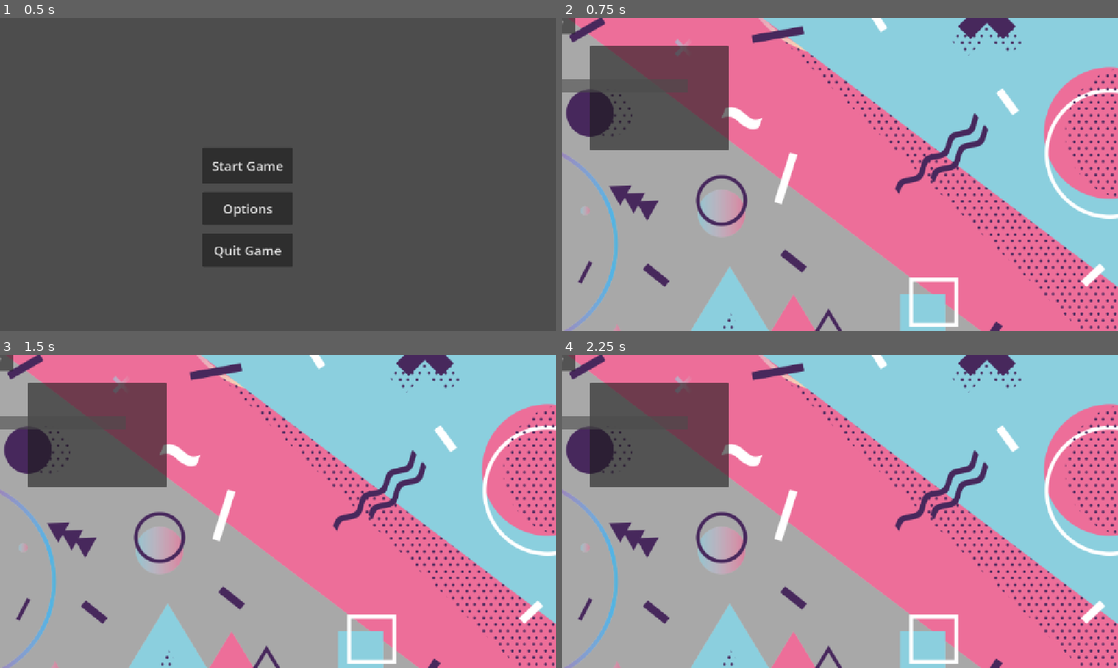
Above: before the commit, frames 1-4 (two rows, left to right).
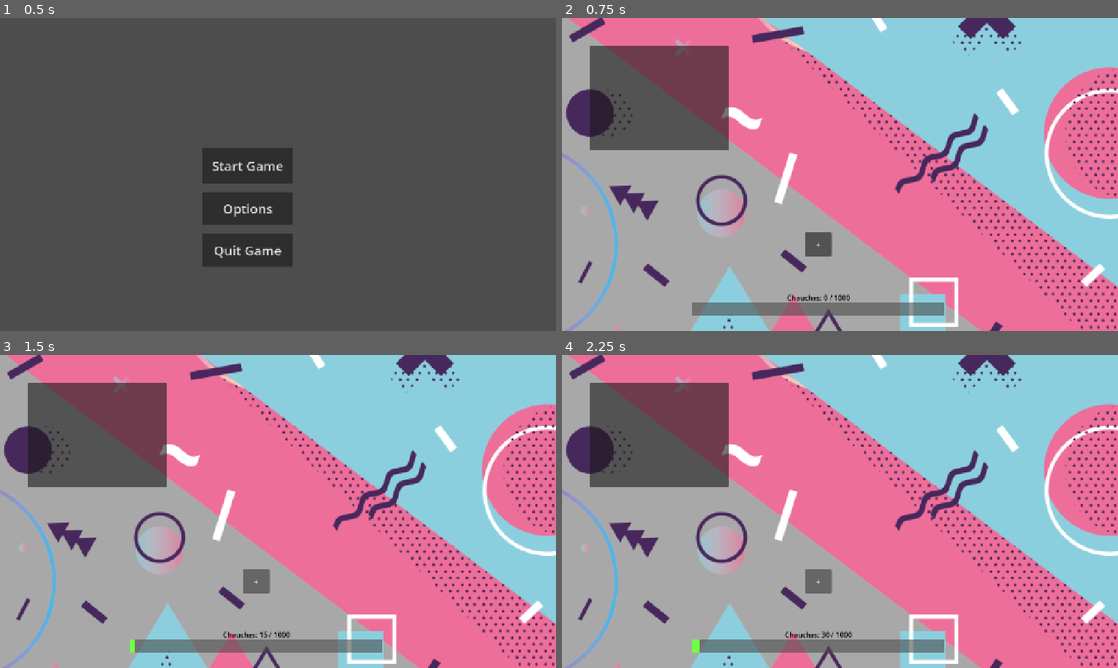
Above: after the commit, the same moments.

Repository: isabellarisso/wgj-26-corporatehellscape
Game: Godot game, scene res://scenes/main_menu.tscn
The game is run twice, just before and just after one commit, with the same random seed, the same clock (stepped at 60 frames per second) and the same inputs.
Inputs (mouse positions are in pixels of both pictures, inside the frame that each line leads up to):
- Up to frame 1 (0.5 s): no input
- Up to frame 2 (0.75 s): click "Start Game" at 0.5 s
- Up to frame 3 (1.5 s): click (255, 580) at 1.25 s, where only the run after the commit has a clickable "+"
- Up to frame 4 (2.25 s): click (817, 580) at 2 s, where only the run after the commit has a clickable "+"

Frame 1 is identical in both runs. In frame 2, 2.7% of the frame differs, in the area x 0-69%, y 0-96%; in frame 3, 2.7%; in frame 4, 2.7%.
Error in both runs: Invalid call. Nonexistent function 'instantiate' in base 'Nil'. (res://scenes/minigame_1_tab_closer.gd:3)

Commit message:
texto progreso y tab

Diff:
--- a/scenes/main_scene.tscn
+++ b/scenes/main_scene.tscn
@@ -22,3 +22,7 @@
 columns = 3
 
 [node name="ProgressBar" parent="." unique_id=944270153 instance=ExtResource("4_progress_bar")]
+offset_left = 300.0
+offset_top = 653.0
+offset_right = 880.0
+offset_bottom = 683.0
--- a/scenes/progress_bar.tscn
+++ b/scenes/progress_bar.tscn
@@ -28,6 +28,23 @@
 show_percentage = false
 script = ExtResource("1_vt3ux")
 
+[node name="ChauchasText" type="Label" parent="." unique_id=989541220]
+layout_mode = 1
+anchors_preset = 8
+anchor_left = 0.5
+anchor_top = 0.5
+anchor_right = 0.5
+anchor_bottom = 0.5
+offset_left = -110.0
+offset_top = -36.0
+offset_right = 110.0
+offset_bottom = -12.0
+grow_horizontal = 2
+grow_vertical = 2
+theme_override_colors/font_color = Color(0, 0, 0, 1)
+text = "Chauchas: 0 / 1000"
+horizontal_alignment = 1
+
 [node name="Button" type="Button" parent="." unique_id=409209508]
 layout_mode = 1
 anchors_preset = 8
--- a/scripts/progress_bar.gd
+++ b/scripts/progress_bar.gd
@@ -6,7 +6,7 @@
 var current_chauchas : int = 0
 var goal_chauchas : int = 1000
 
-@export var chauchas_text : Label
+@onready var chauchas_text: Label = $ChauchasText
 
 func _ready() -> void:
 	# initializar progress bar limites
@@ -36,8 +36,8 @@
 
 func update_chauchas_text() -> void:
 	if chauchas_text:
-		chauchas_text.text = "Chauchas: " + str(current_chauchas)
+		chauchas_text.text = "Chauchas: %d / %d" % [current_chauchas, goal_chauchas]
 
 
 func on_money_complete() -> void:
-	print("El ahorro de chauchas ha sido exitoso!")
+	chauchas_text.text = "El ahorro de chauchas ha sido exitoso!"
